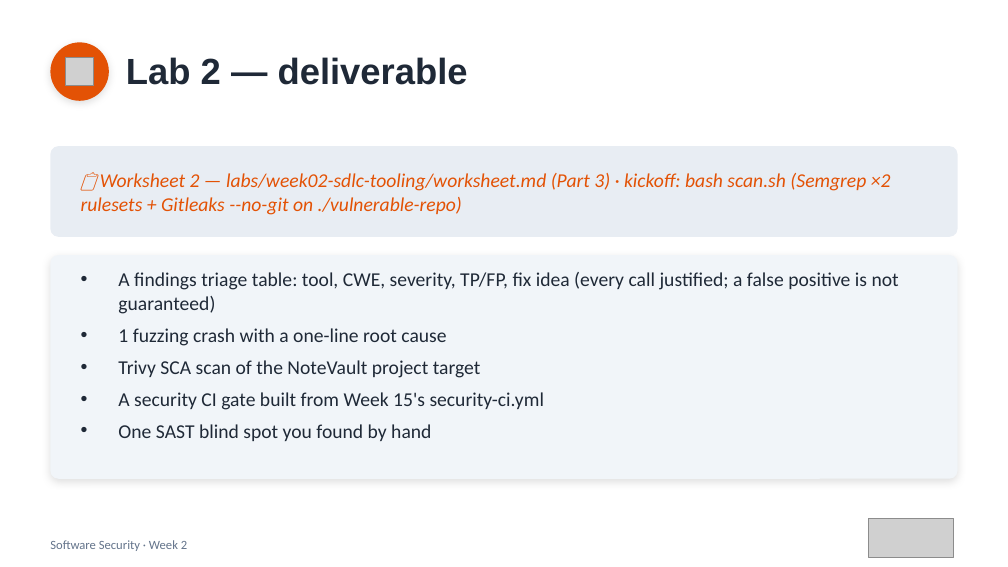
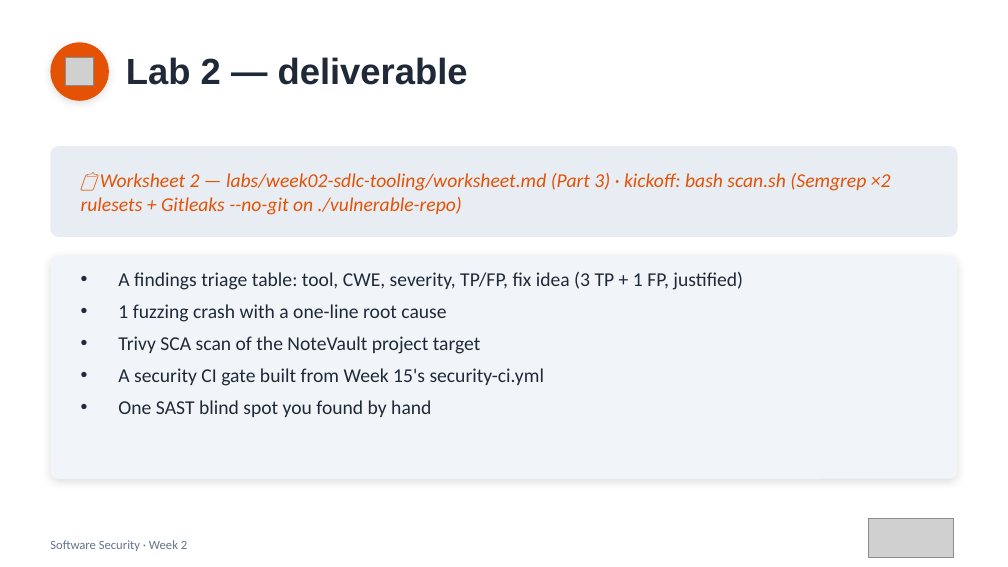
Before and after one commit to nutthakorn7/software-security, a slide deck: slide 17 of slides/pptx/week02.pptx (slide 18 before the commit). Drawn at 1008x567 pixels with LibreOffice and Linux fonts; fonts in the diff are those of the drawing; grey boxes stand for pictures. Boxes give left, top, right and bottom in pixels: in the first picture for what was removed or moved away, otherwise in the second. Text is boxed around its words. In the diff, an @@ line names an element or a change of style, - is before the commit and + after.

```diff
--- a/slides/pptx/week02.pptx
+++ b/slides/pptx/week02.pptx
@@ text at box(118, 272, 743, 290): text changed @@
-• A findings triage table: tool, CWE, severity, TP/FP, fix idea (every call justified; a false positive is not guaranteed)
+• A findings triage table: tool, CWE, severity, TP/FP, fix idea (3 TP + 1 FP, justified)
```
Also in this commit, not shown: 3 other slides changed, 1 slide removed, 3 other files.
